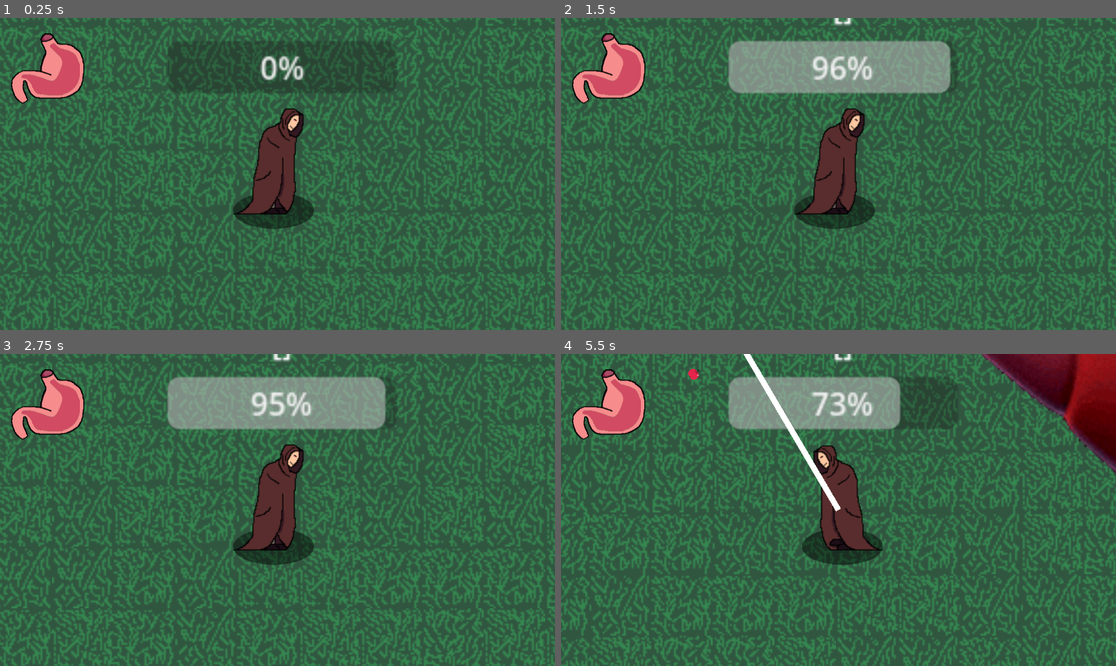
Above: before the commit, frames 1-4 (two rows, left to right).
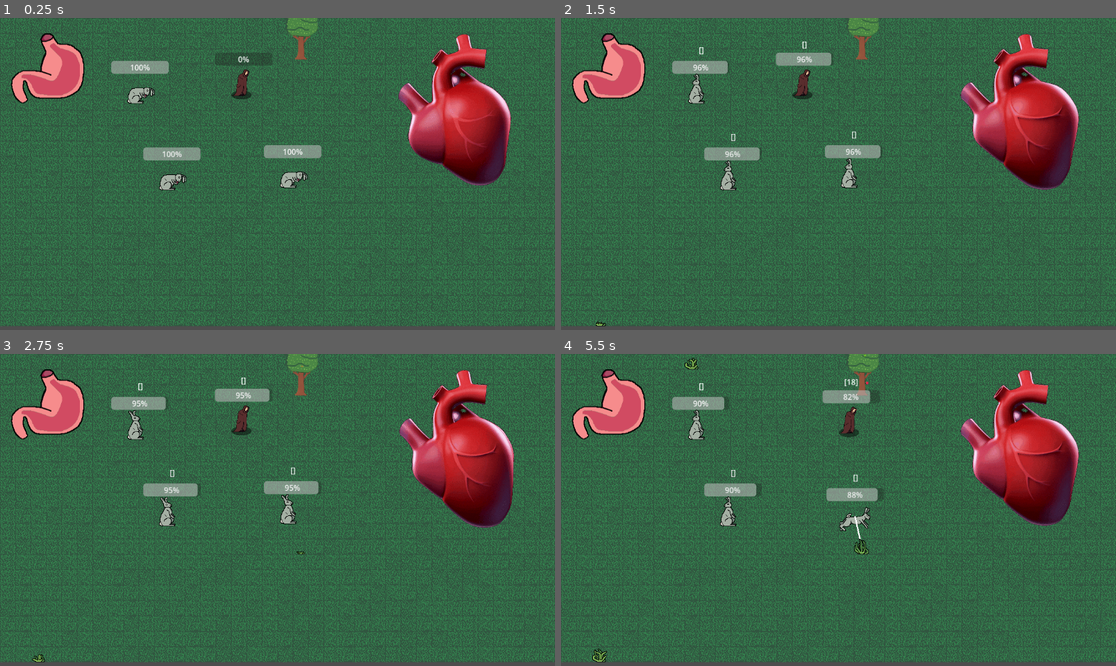
Above: after the commit, the same moments.

Repository: rundoom/Upraiser
Game: Godot game, scene res://creature/grass_test.tscn
Two runs of this game, one before a commit and one after it. Both use one fixed random seed, a clock stepped at 60 frames per second and the inputs below. Before the commit the project starts from res://world/mass_test.tscn.
Inputs (mouse positions are in pixels of both pictures, inside the frame that each line leads up to):
- Up to frame 1 (0.25 s): no input
- Up to frame 2 (1.5 s): move the mouse to (838, 174) at 0.52 s; press the mouse at (838, 174) at 0.53 s; move the mouse to (727, 189) at 1.27 s; release the mouse at (727, 189) at 1.28 s; click (727, 189) at 1.35 s
- Up to frame 3 (2.75 s): move the mouse to (333, 441) at 2.02 s; press the mouse at (333, 441) at 2.03 s
- Up to frame 4 (5.5 s): move the mouse to (810, 572) at 2.77 s; release the mouse at (810, 572) at 2.78 s; click (810, 572) at 2.85 s; move the mouse to (1005, 556) at 3.52 s; press the mouse at (1005, 556) at 3.53 s; move the mouse to (672, 463) at 4.27 s; release the mouse at (672, 463) at 4.28 s; click (672, 463) at 4.35 s; move the mouse to (866, 510) at 5.02 s; press the mouse at (866, 510) at 5.03 s

The runs differ from the first frame. In frame 1, 41% of the frame differs, in the area x 0-100%, y 0-100%; in frame 2, 45%; in frame 3, 45%; in frame 4, 47%.

Commit message:
Fix food volume

Diff:
--- a/creature/npc/npc.gd
+++ b/creature/npc/npc.gd
@@ -13,7 +13,7 @@
 
 @export var energy_consume_idle := 1
 
-@export var MAX_FOOD := 60
+@export var MAX_FOOD := 2
 @export var food :Array[Food] = []
 
 @onready var space_state = get_world_2d().direct_space_state
@@ -89,10 +89,11 @@
 func energy_consume() -> void:
 	energy -= energy_consume_idle * 5
 	for it in food:
-		var food_value = min(it.dissolve_rate * it.dissolve_tick, it.volume)
-		if food_value > MAX_ENERGY - energy: continue
+		var volume_subtractor = min(it.dissolve_tick, it.volume)
+		var food_value = volume_subtractor * it.dissolve_rate
 
-		it.volume -= min(it.dissolve_tick, it.volume)
+		it.volume -= volume_subtractor
+
 		if it.volume <= 0:
 			food.erase(it)
 			it.queue_free()
--- a/loot/fruit.tscn
+++ b/loot/fruit.tscn
@@ -100,18 +100,6 @@
 "transitions": PackedFloat32Array(1),
 "update": 1,
 "values": [0]
-}
-tracks/6/type = "value"
-tracks/6/imported = false
-tracks/6/enabled = true
-tracks/6/path = NodePath("..:volume")
-tracks/6/interp = 1
-tracks/6/loop_wrap = true
-tracks/6/keys = {
-"times": PackedFloat32Array(0),
-"transitions": PackedFloat32Array(1),
-"update": 1,
-"values": [15]
 }
 
 [sub_resource type="Animation" id="Animation_ankvu"]
@@ -241,6 +229,9 @@
 
 [node name="Fruit" instance=ExtResource("1_u7pv3")]
 script = ExtResource("1_b448m")
+MAX_VOLUME = 20
+volume = 20
+item_name = "Apple"
 
 [node name="CollisionShape2D" parent="." index="0"]
 visible = false
@@ -268,3 +259,5 @@
 libraries = {
 "": SubResource("AnimationLibrary_t5hyw")
 }
+
+[connection signal="ready" from="." to="." method="_on_ready" flags=18]
--- a/loot/loot.gd
+++ b/loot/loot.gd
@@ -7,7 +7,7 @@
 @export var volume := 1:
 	set(val):
 		volume = val
-		volume_changed.emit(val, MAX_VOLUME)
+		volume_changed.emit(volume, MAX_VOLUME)
 		if volume <= 0: queue_free()
 
 
--- a/project.godot
+++ b/project.godot
@@ -11,7 +11,7 @@
 [application]
 
 config/name="Upraiser"
-run/main_scene="res://world/mass_test.tscn"
+run/main_scene="res://creature/grass_test.tscn"
 config/features=PackedStringArray("4.1", "Forward Plus")
 
 [editor]
